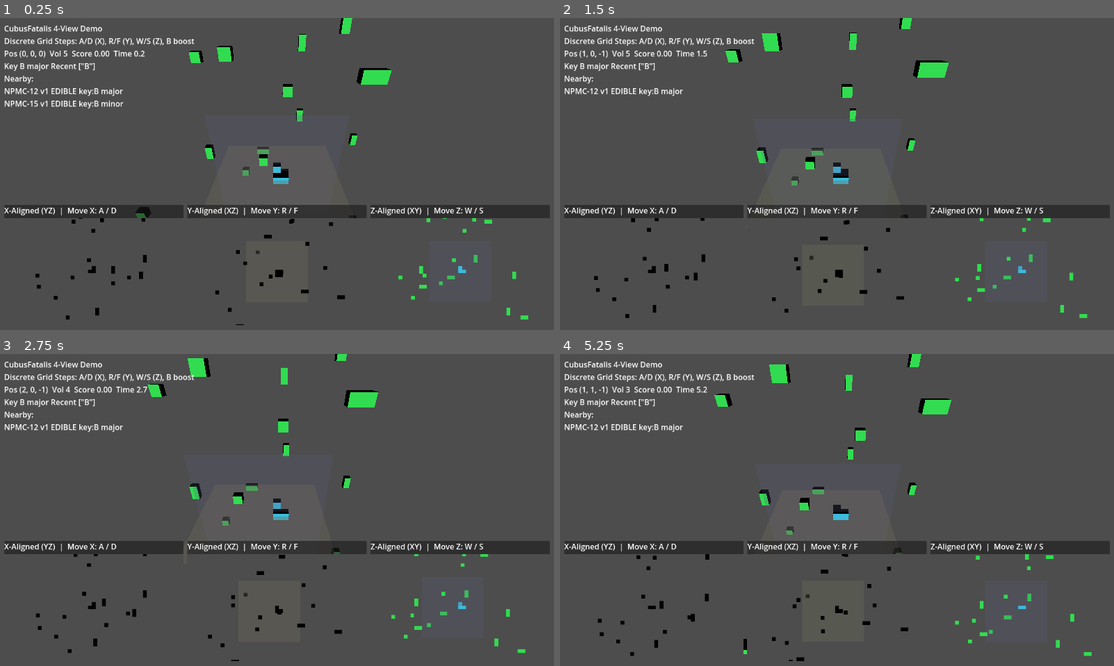
Above: before the commit, frames 1-4 (two rows, left to right).
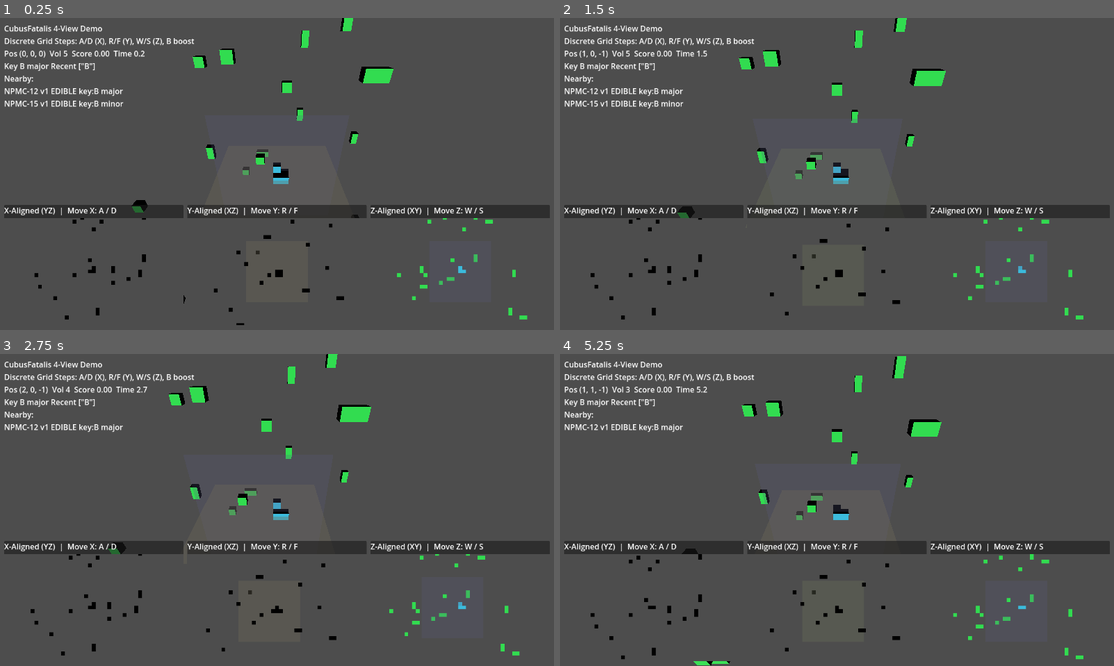
Above: after the commit, the same moments.

Repository: turtlestacker/cubusfatalis
Game: Godot game, scene res://godot/scenes/Main.tscn
Two runs of this game, one before a commit and one after it. Both use one fixed random seed, a clock stepped at 60 frames per second and the inputs below.
Inputs:
- Up to frame 1 (0.25 s): no input
- Up to frame 2 (1.5 s): tap Enter at 0.5 s; hold D 0.53-1.28 s; tap R at 0.6 s; hold S from 1.28 s (still down); tap F at 1.35 s
- Up to frame 3 (2.75 s): release S at 2.03 s; hold D from 2.03 s (still down); tap B at 2.1 s
- Up to frame 4 (5.25 s): release D at 2.78 s; hold W 2.78-3.53 s; tap one key every 0.75 s from 2.85 s: R F B R; hold A 3.53-5.03 s; hold S from 5.03 s (still down)

The runs differ from the first frame. In frame 1, 1.2% of the frame differs, in the area x 6-96%, y 0-99%; in frame 2, 2.7%; in frame 3, 3.1%; in frame 4, 3.5%, in the area x 5-96%, y 0-100%.

Commit message:
Snap target entities to unit grid and update spec alignment notes

Diff:
--- a/godot/scripts/world_sim.gd
+++ b/godot/scripts/world_sim.gd
@@ -72,7 +72,7 @@
 			"name": "NPMC-%d" % entities.size(),
 			"is_player": false,
 			"voxels": NPMC_SHAPES[int(rng.randi() % NPMC_SHAPES.size())].duplicate(),
-			"pos": Vector3(rng.randf_range(-16,16), rng.randf_range(-16,16), rng.randf_range(-16,16)),
+			"pos": Vector3(round(rng.randf_range(-16,16)), round(rng.randf_range(-16,16)), round(rng.randf_range(-16,16))),
 			"vel": Vector3(rng.randf_range(-1,1), rng.randf_range(-1,1), rng.randf_range(-1,1)),
 			"note": note,
 		})
@@ -92,6 +92,7 @@
 		e["pos"].x = clamp(e["pos"].x, -arena_half, arena_half)
 		e["pos"].y = clamp(e["pos"].y, -arena_half, arena_half)
 		e["pos"].z = clamp(e["pos"].z, -arena_half, arena_half)
+		e["pos"] = Vector3(round(e["pos"].x), round(e["pos"].y), round(e["pos"].z))
 	var p := player()
 	if p.is_empty():
 		return
Not shown, changed: spec.md
